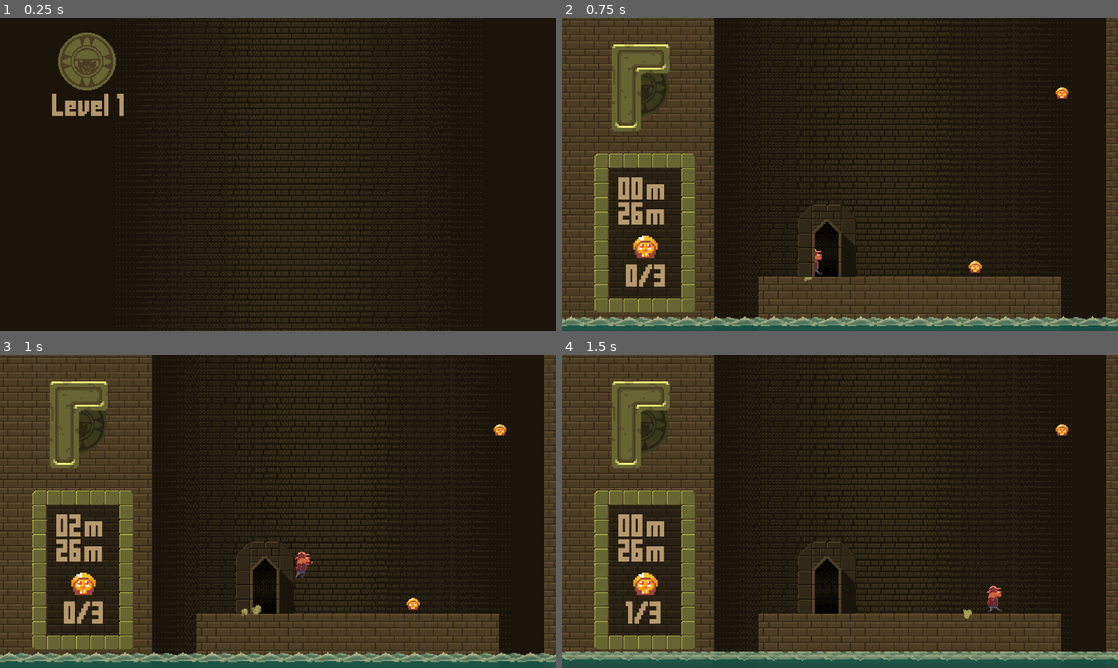
Above: before the commit, frames 1-4 (two rows, left to right).
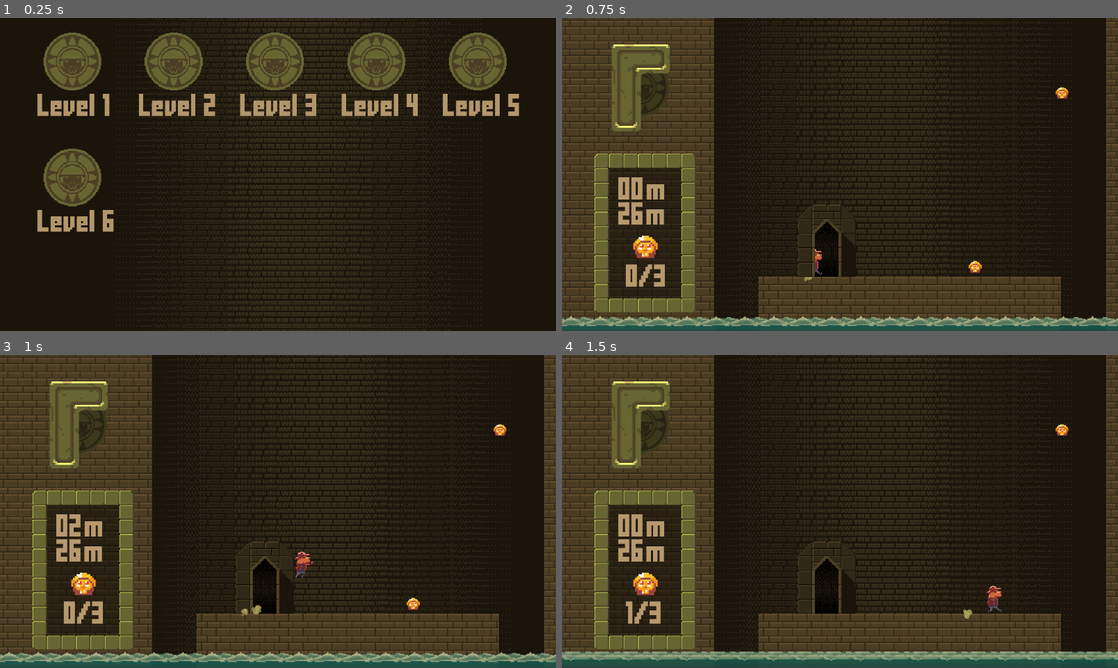
Above: after the commit, the same moments.

Repository: The-First-Pancake/gmtk-game-jam-2024
Game: Godot game, scene res://Levels/LevelSelect.tscn
The game is run twice, just before and just after one commit, with the same random seed, the same clock (stepped at 60 frames per second) and the same inputs. The engine's default icon, where the game draws it, is replaced by a stand-in: a white triangle on a blue panel in a dark square. Sound files missing from this copy of the repository are replaced by a short silence.
Inputs (mouse positions are in pixels of both pictures, inside the frame that each line leads up to):
- Up to frame 1 (0.25 s): no input
- Up to frame 2 (0.75 s): tap Enter at 0.5 s; move the mouse to (650, 61) at 0.52 s; hold Right (move_right) from 0.53 s (still down); click (650, 61) at 0.6 s
- Up to frame 3 (1 s): keep holding Right (move_right); tap Space (jump) at 0.77 s
- Up to frame 4 (1.5 s): keep holding Right (move_right); move the mouse to (639, 423) at 1.27 s; right-click (639, 423) at 1.35 s; click (639, 423) at 1.42 s

The runs differ from the first frame. In frame 1, 12% of the frame differs, in the area x 6-94%, y 4-69%; in frame 2, nothing differs; in frame 3, nothing differs; in frame 4, nothing differs.

Commit message:
Fix a bunch of stuff

Diff:
--- a/Scripts/LevelSelect.gd
+++ b/Scripts/LevelSelect.gd
@@ -3,8 +3,8 @@
 
 @export var weenie_prefab : PackedScene
 
-const weenie_size_x : int = 300
-const weenie_size_y : int = 350
+const weenie_size_x : int = 350
+const weenie_size_y : int = 400
 
 # Called when the node enters the scene tree for the first time.
 func _ready() -> void:
@@ -13,8 +13,8 @@
 			var spawned_obj : LevelWeenie = weenie_prefab.instantiate() as LevelWeenie
 			spawned_obj.level_idx = i
 			add_child(spawned_obj)
-			var x_pos : int = weenie_size_x * (i) % 1080
-			var y_pos : int = (int(weenie_size_x * (i) / 1080)) * weenie_size_y + 150
+			var x_pos : int = int(weenie_size_x * ((i -1) % 5)) + 250
+			var y_pos : int = ((i - 1) / 5) * weenie_size_y + 150
 			spawned_obj.global_position = Vector2(x_pos, y_pos)
 
 # Called every frame. 'delta' is the elapsed time since the previous frame.
--- a/Scripts/LevelWeenie.gd
+++ b/Scripts/LevelWeenie.gd
@@ -5,7 +5,7 @@
 
 # Called when the node enters the scene tree for the first time.
 func _ready() -> void:
-	if (GameManager.game_progress_state['max_level_reached'] >= level_idx):
+	if true: #(GameManager.game_progress_state['max_level_reached'] >= level_idx):
 		show()
 	$IdolUI.text = "Level " + str(level_idx)
 	if (GameManager.game_progress_state['level_states'][level_idx]['completed']):
--- a/Scripts/arrow_spitter.gd
+++ b/Scripts/arrow_spitter.gd
@@ -28,7 +28,6 @@
 				queue_free()
 
 func _on_spit_timer_timeout() -> void:
-	$"Hawk-tuahSRaUp2l".play()
 	await get_tree().create_timer(0.5).timeout
 	var spawned_obj : Arrow = arrow_prefab.instantiate() as Arrow
 	add_child(spawned_obj)
